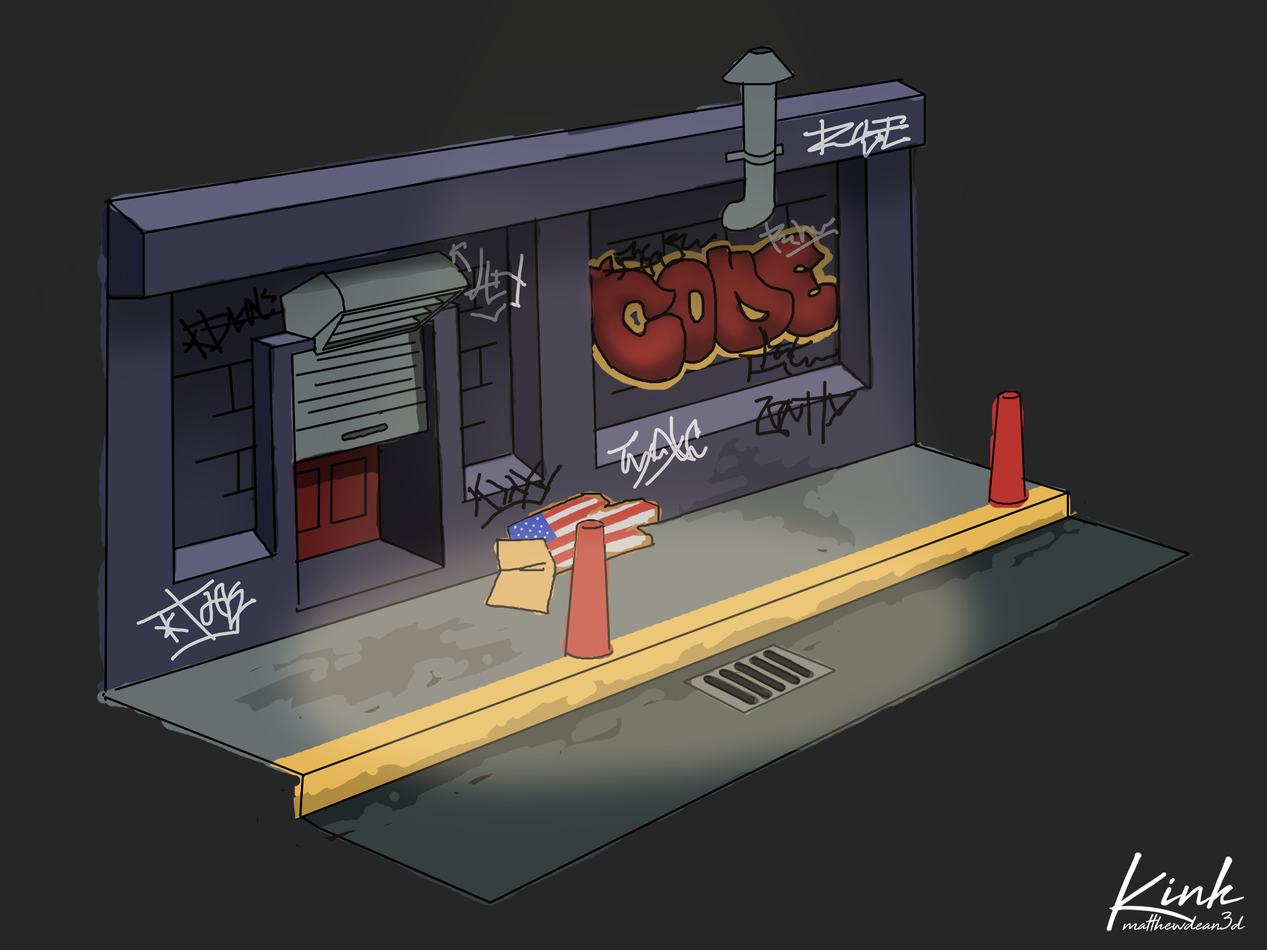
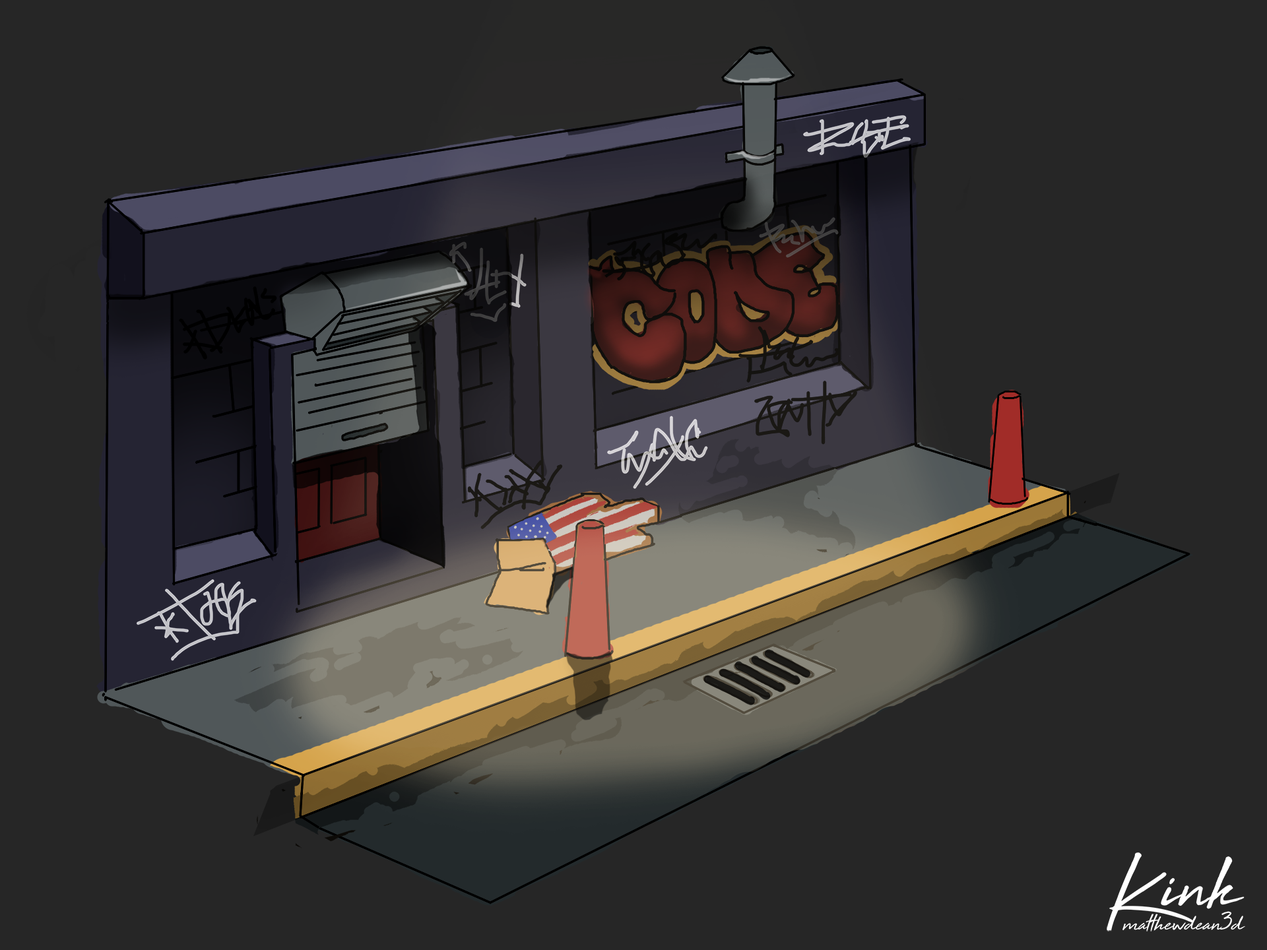
The second 1267 x 950 image is a revision of the first. Changes to its layers:
added layer "Highlight" (48%) in group "Lighting" over [344,72,792,311]
"Dark": opacity 50% → 100%, painted on it over [96,78,1120,837]
painted on "Light" over [281,164,988,794]
